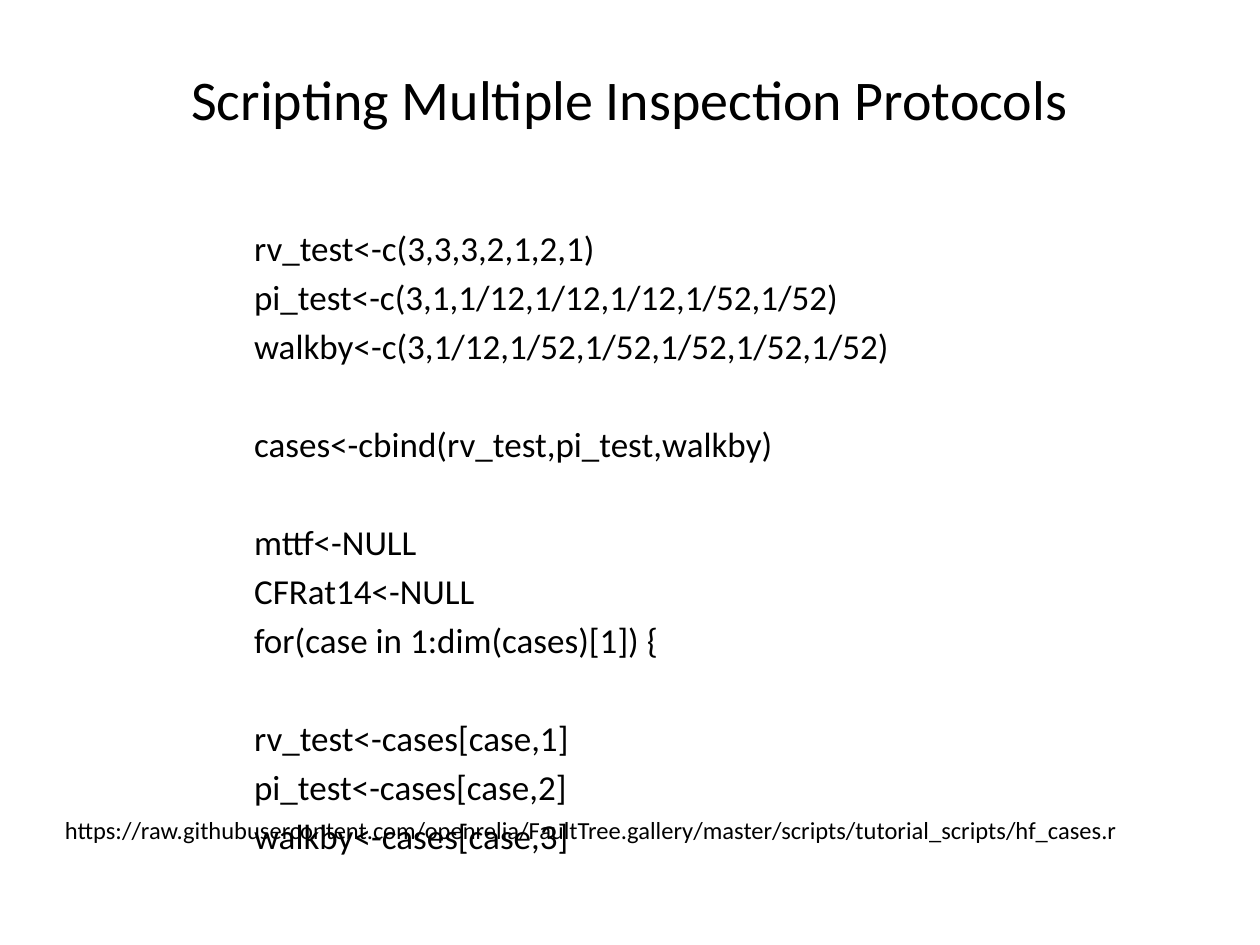
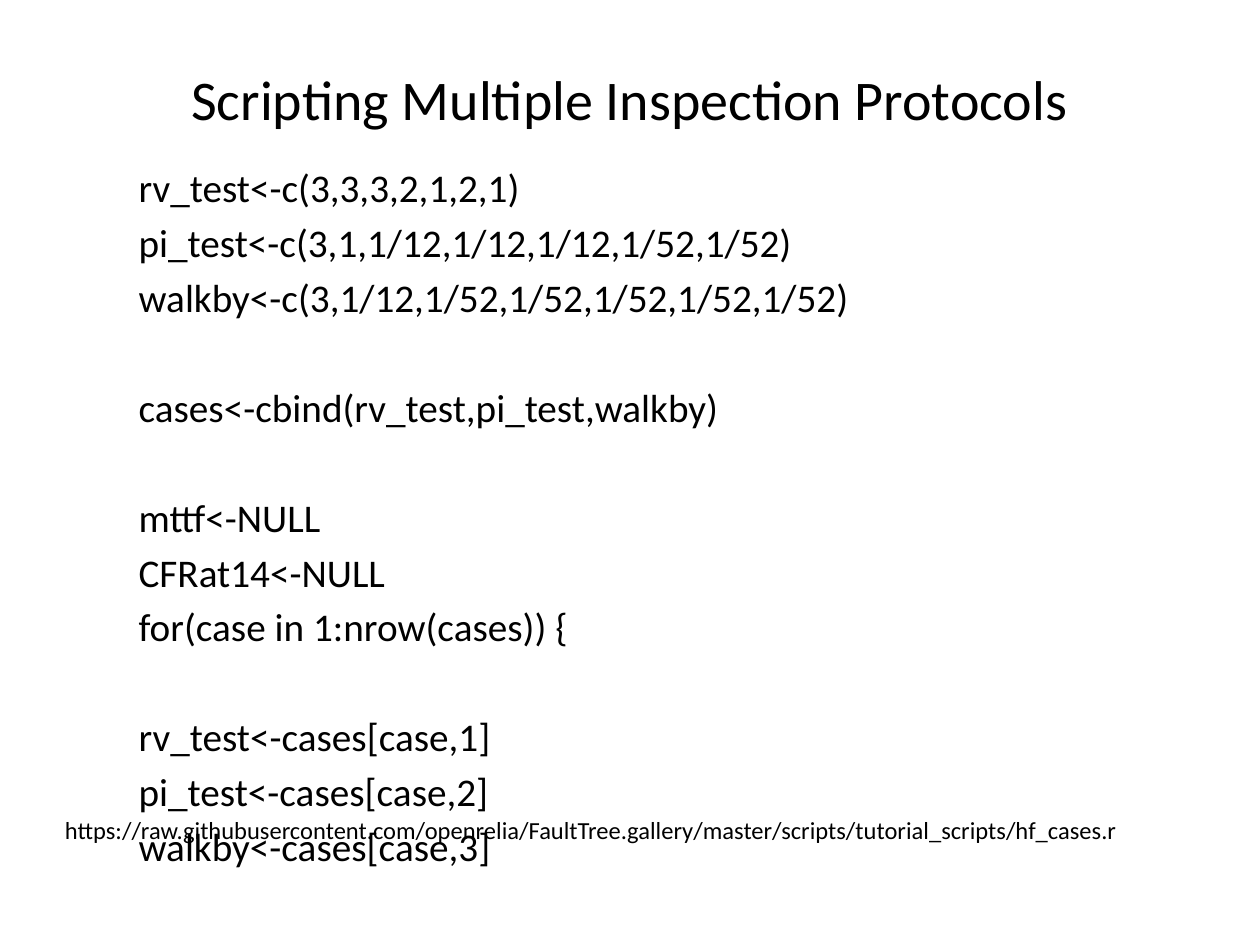
Before and after one commit to openrelia/ModelingAlternativeInspections, a slide deck: slide 13 of ModelingAlternativeInspections.pptx. Drawn at 1260x945 pixels with LibreOffice and Linux fonts; fonts in the diff are those of the drawing. Boxes give left, top, right and bottom in pixels: in the first picture for what was removed or moved away, otherwise in the second. Text is boxed around its words. In the diff, an @@ line names an element or a change of style, - is before the commit and + after.

```diff
--- a/ModelingAlternativeInspections.pptx
+++ b/ModelingAlternativeInspections.pptx
@@ text "rv_test<-c(3,3,3,2,1,2,1)": place and size @@
-text "rv_test<-c(3,3,3,2,1,2,1)" at box(254, 235, 888, 806)
+text "rv_test<-c(3,3,3,2,1,2,1)" at box(139, 173, 849, 813)
@@ text at box(139, 173, 849, 813): size 20 to 22.4 pt @@
@@ text at box(139, 612, 546, 647): text changed; size 20 to 22.4 pt @@
-for(case in 1:dim(cases)[1]) {
+for(case in 1:nrow(cases)) {
```
Also in this commit, not shown: 11 other slides changed, 1 slide added, 1 other file.
